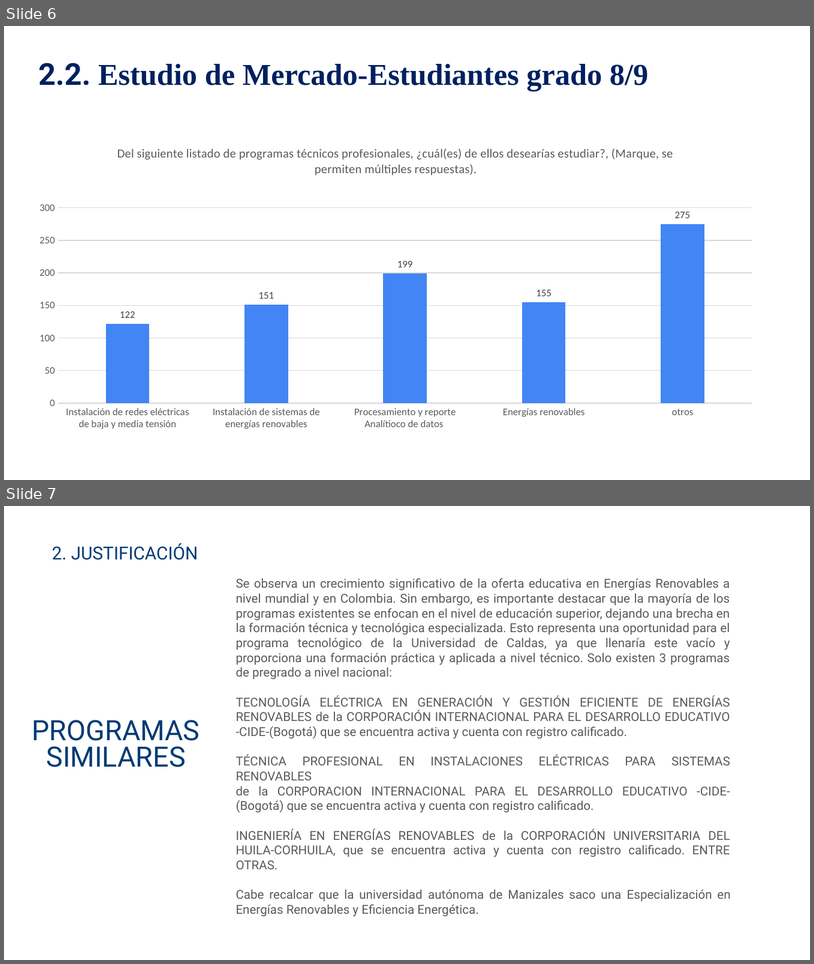
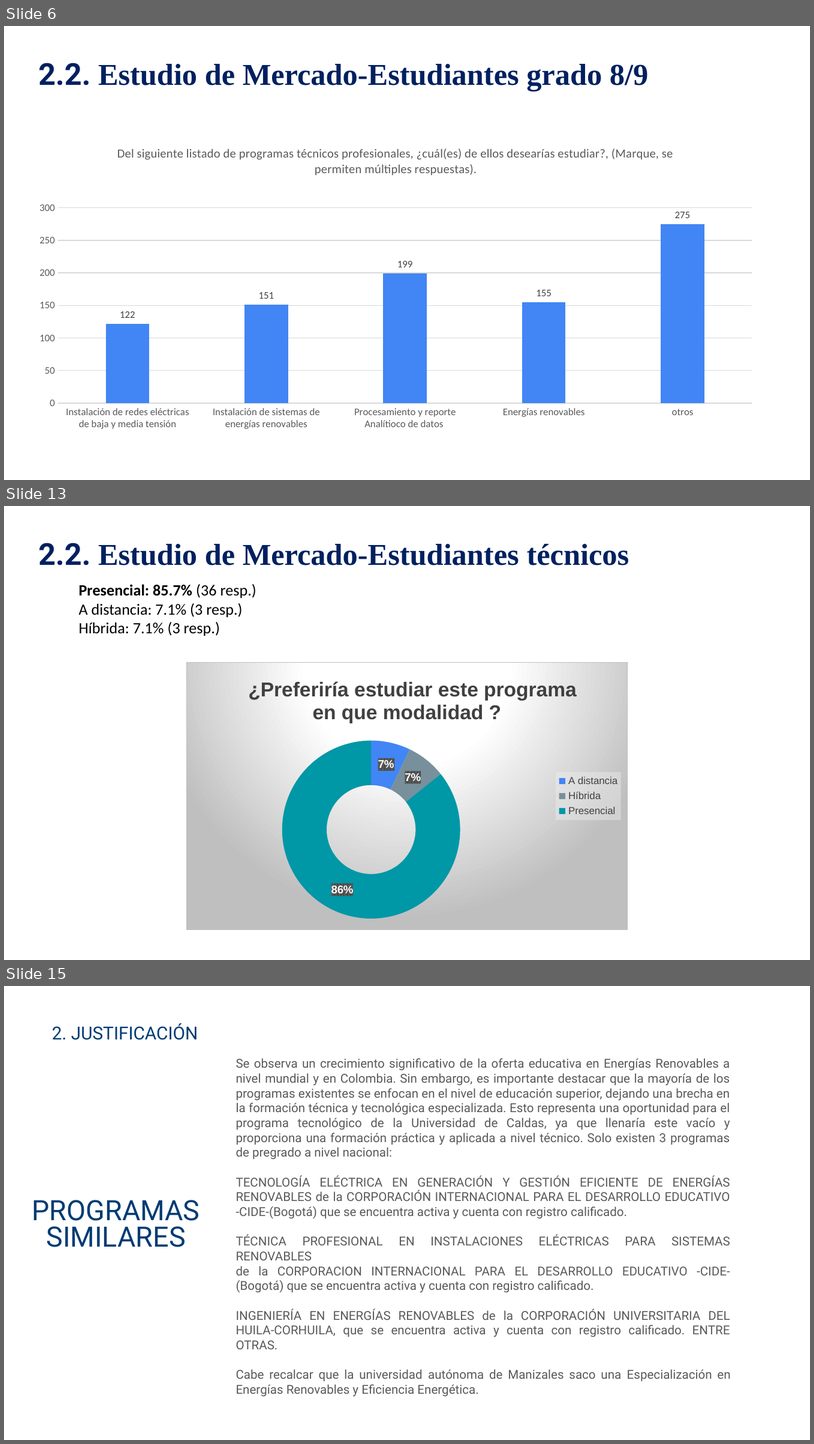
Before and after one commit to DanielVickG87/TECNOLOGIA_ELECTRICA_EN_GENERACION_Y_GESTION_EFICIENTE_DE_ENERGIAS_RENOVABLES, a slide deck: Presentación decanatura TECNOLOGÍA ELÉCTRICA EN GENERACIÓN Y GESTIÓN EFICIENTE DE ENERGÍAS RENOVABLES.pptx. Shown one above the other, each under a label of ours: slides 6 and 7 before the commit, slides 6, 13 and 15 after it; the slides between them are not shown. The pictures are 814x964 and 814x1444 pixels, drawn with LibreOffice and Linux fonts; fonts in the diff are those of the drawing; background and template pictures are left out. Boxes give left, top, right and bottom in pixels: in the first picture for what was removed or moved away, otherwise in the second. Text is boxed around its words. In the diff, an @@ line names an element or a change of style, - is before the commit and + after.

```diff
--- a/Presentación decanatura TECNOLOGÍA ELÉCTRICA EN GENERACIÓN Y GESTIÓN EFICIENTE DE ENERGÍAS RENOVABLES.pptx
+++ b/Presentación decanatura TECNOLOGÍA ELÉCTRICA EN GENERACIÓN Y GESTIÓN EFICIENTE DE ENERGÍAS RENOVABLES.pptx
@@ slide 13 added at bbox=[4, 506, 810, 960], background picture (left out) @@
@@ text added at bbox=[38, 543, 630, 565], 27 pt, text #002060, bold @@
+2.2. Estudio de Mercado-Estudiantes técnicos
@@ text added at bbox=[79, 584, 257, 636], 14 pt, text #000000 @@
+Presencial: 85.7% (36 resp.)
+A distancia: 7.1% (3 resp.)
+Híbrida: 7.1% (3 resp.)
@@ doughnut chart added at bbox=[186, 661, 628, 930] @@
+title "  ¿Preferiría estudiar este programa en que modalidad ? "
+categories: A distancia, Híbrida, Presencial
+Series 1: 7, 7, 86
@@ what was slide 7 is now slide 15 @@
```
Also in this commit, not shown: 7 other slides added, 1 slide removed, 3 other files.
